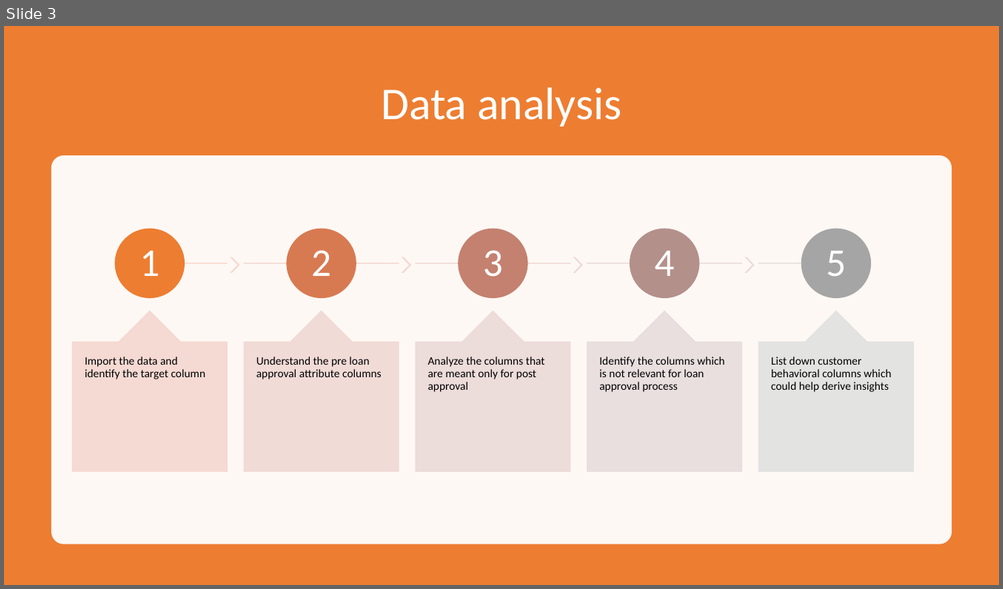
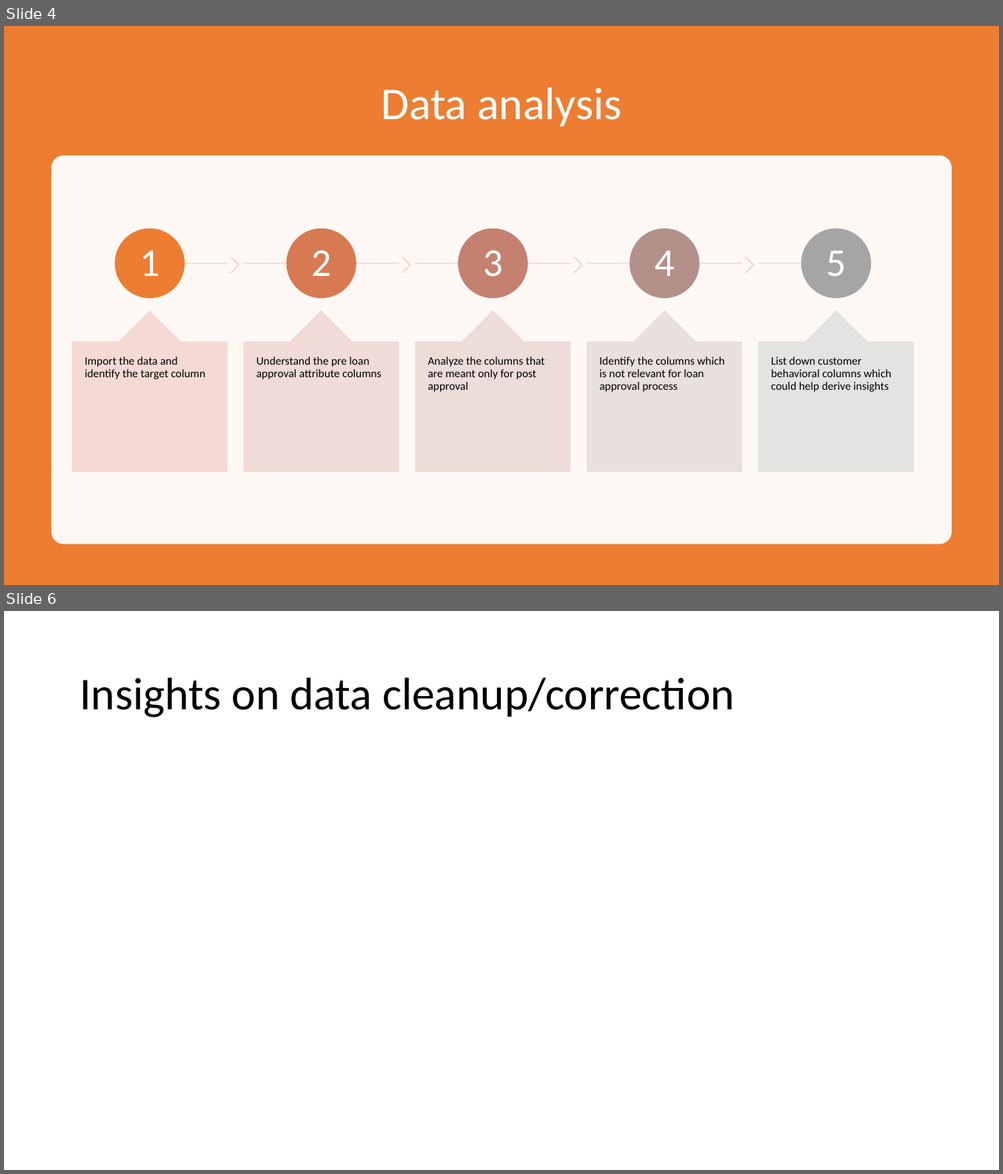
Before and after one commit to bharathsanjai/lending-club-case-study, a slide deck: lending-club-case-study.pptx. Shown one above the other, each under a label of ours: slide 3 before the commit, slides 4 and 6 after it; the slides between them are not shown. The pictures are 1003x589 and 1003x1174 pixels, drawn with LibreOffice and Linux fonts; fonts in the diff are those of the drawing. Boxes give left, top, right and bottom in pixels: in the first picture for what was removed or moved away, otherwise in the second. Text is boxed around its words. In the diff, an @@ line names an element or a change of style, - is before the commit and + after.

```diff
--- a/lending-club-case-study.pptx
+++ b/lending-club-case-study.pptx
@@ slide 6 added at box(4, 611, 999, 1170), background #FFFFFF @@
@@ title added at box(79, 678, 734, 718), 44 pt, text #000000 @@
+Insights on data cleanup/correction
@@ what was slide 3 is now slide 4 @@
```
Also in this commit, not shown: 2 slides changed, 7 other slides added.
